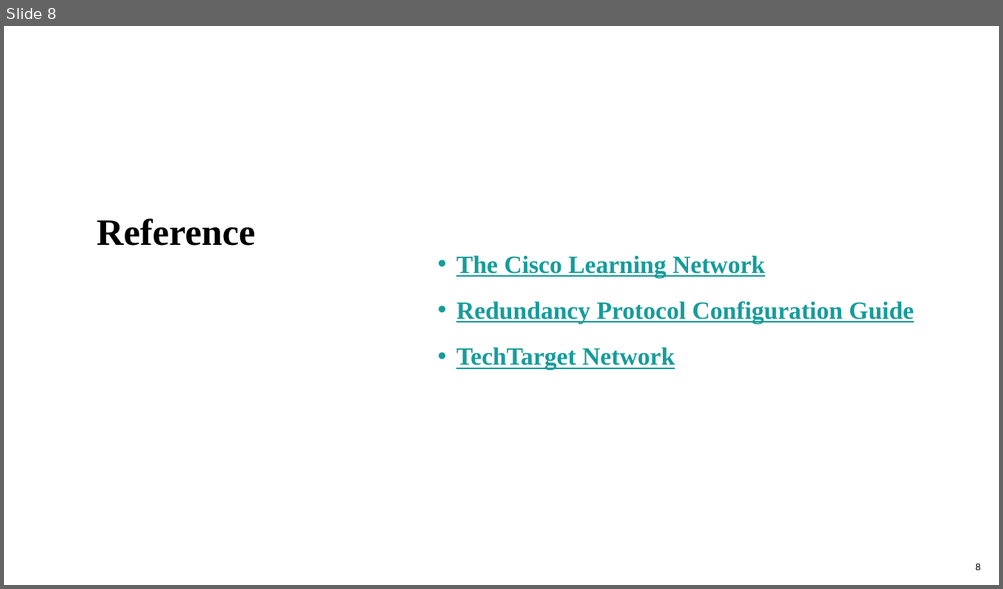
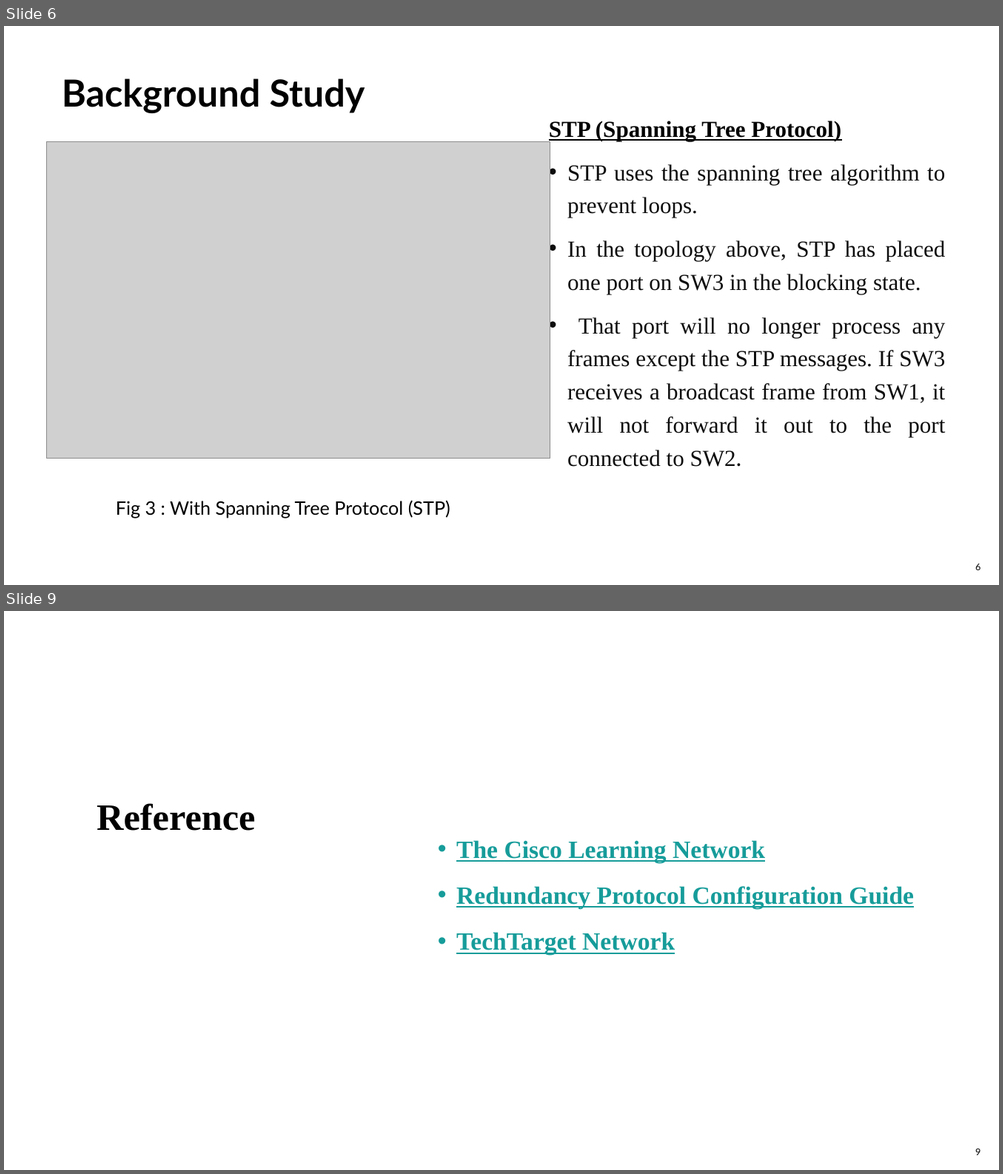
Before and after one commit to Istiaq-Alam/Academic-Note, a slide deck: Projects/Computer Networks/Computer Network Title Presentation.pptx. Shown one above the other, each under a label of ours: slide 8 before the commit, slides 6 and 9 after it; the slides between them are not shown. The pictures are 1003x589 and 1003x1174 pixels, drawn with LibreOffice and Linux fonts; fonts in the diff are those of the drawing; grey boxes stand for pictures. Boxes give left, top, right and bottom in pixels: in the first picture for what was removed or moved away, otherwise in the second. Text is boxed around its words. In the diff, an @@ line names an element or a change of style, - is before the commit and + after.

```diff
--- a/Projects/Computer Networks/Computer Network Title Presentation.pptx
+++ b/Projects/Computer Networks/Computer Network Title Presentation.pptx
@@ slide 6 added at [4, 26, 999, 585], background #FFFFFF @@
@@ title added at [62, 79, 365, 113], 36 pt, text #000000, bold @@
+Background Study
@@ text added at [549, 121, 945, 467], 22.2 pt, text #0D0D0D @@
+STP (Spanning Tree Protocol)
+• STP uses the spanning tree algorithm to prevent loops.
+• In the topology above, STP has placed one port on SW3 in the blocking state.
+• That port will no longer process any frames except the STP messages. If SW3 receives a broadcast frame from SW1, it will not forward it out to the port connected to SW2.
@@ picture added at [46, 142, 550, 459] @@
@@ text added at [116, 500, 450, 519], 18 pt, text #000000 @@
+Fig 3 : With Spanning Tree Protocol (STP)
@@ page number added at [975, 564, 980, 571], 9 pt, text #000000 @@
+6
@@ what was slide 8 is now slide 9 @@
@@ page number at [975, 1149, 980, 1156]: text changed @@
-8
+9
```
Also in this commit, not shown: 4 slides changed.
